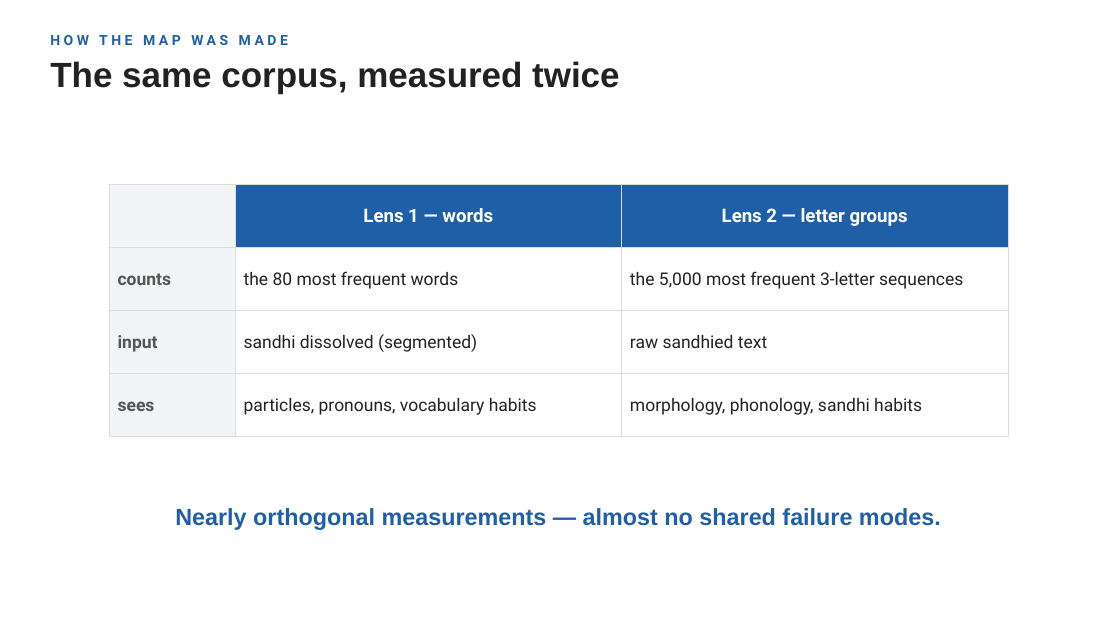
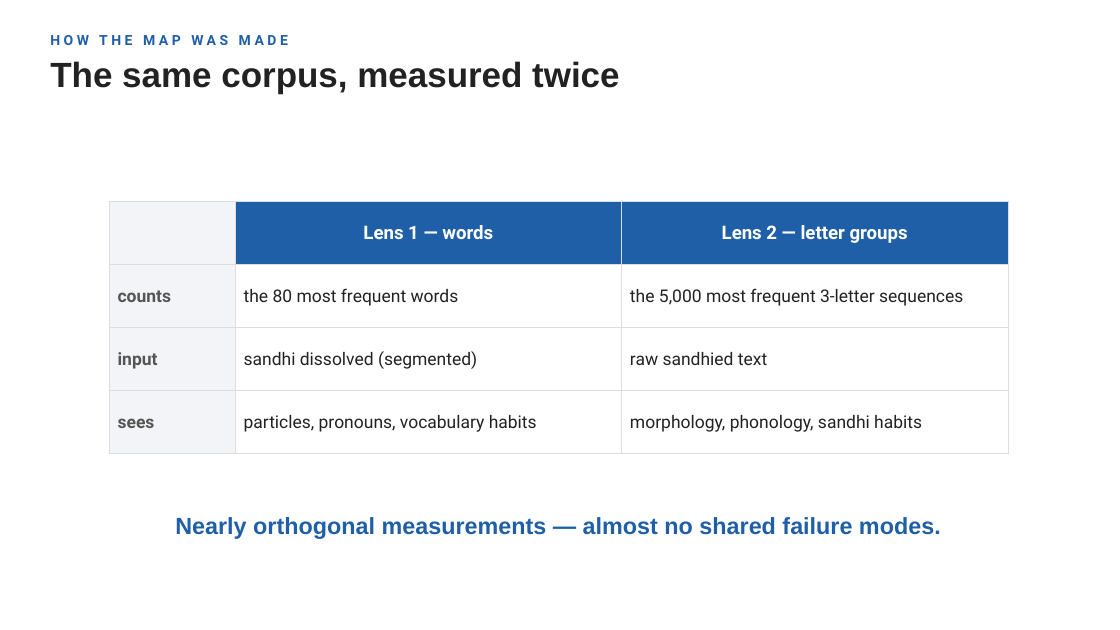
Before and after one commit to kengoharimoto/stylometry-experiments, a slide deck: slide 8 of materials/presentation_2026/chronology_stratification.pptx. Drawn at 1120x630 pixels with LibreOffice and Linux fonts; fonts in the diff are those of the drawing. Boxes give left, top, right and bottom in pixels: in the first picture for what was removed or moved away, otherwise in the second. Text is boxed around its words. In the diff, an @@ line names an element or a change of style, - is before the commit and + after.

```diff
--- a/materials/presentation_2026/chronology_stratification.pptx
+++ b/materials/presentation_2026/chronology_stratification.pptx
@@ table: place and size @@
-table at (109,185,1008,419)
+table at (109,202,1008,436)
@@ text "Nearly orthogonal measurements — almost ...": place and size @@
-text "Nearly orthogonal measurements — almost ..." at (175,508,941,530)
+text "Nearly orthogonal measurements — almost ..." at (175,517,941,539)
```
Also in this commit, not shown: 1 other slide changed, 1 other file.
